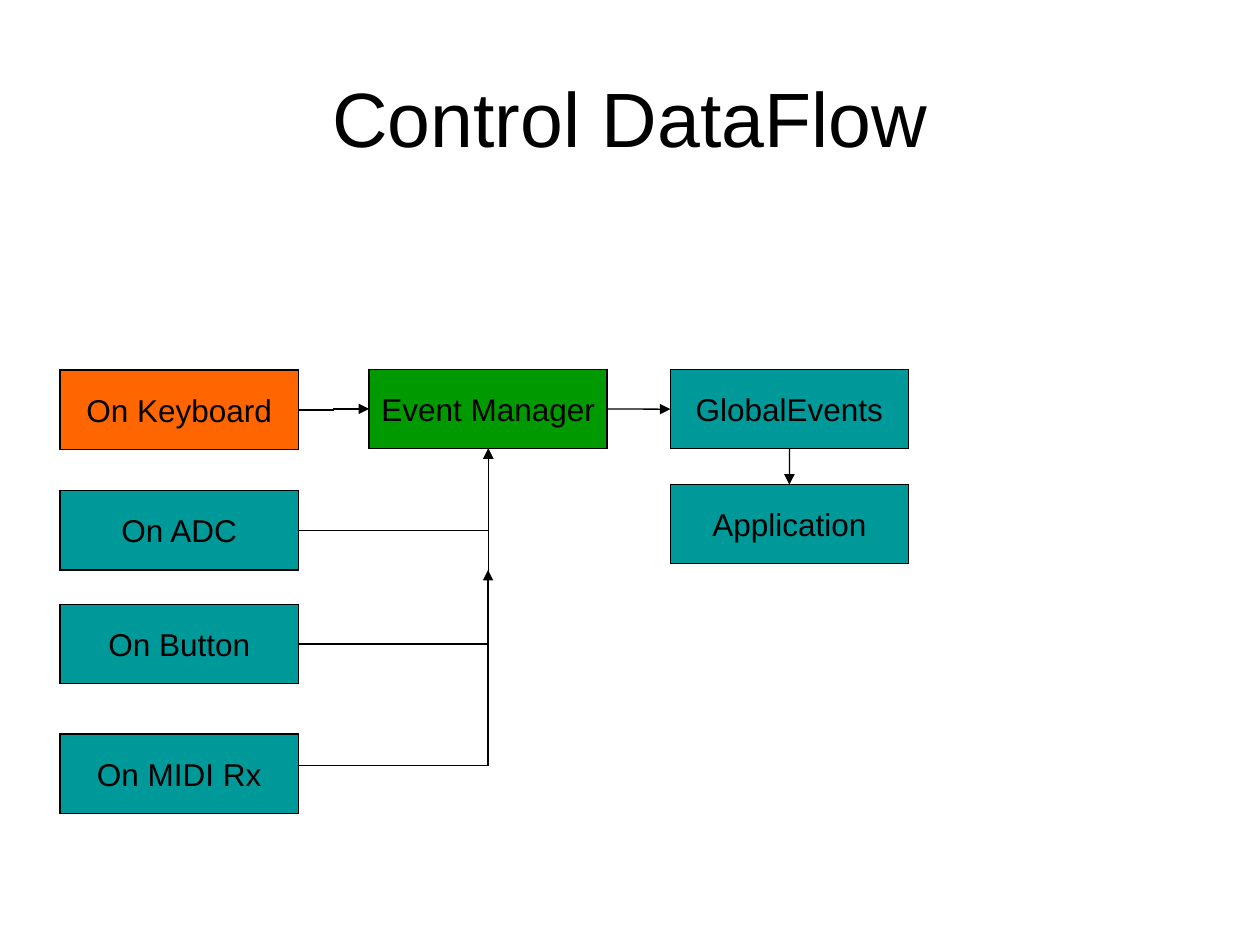
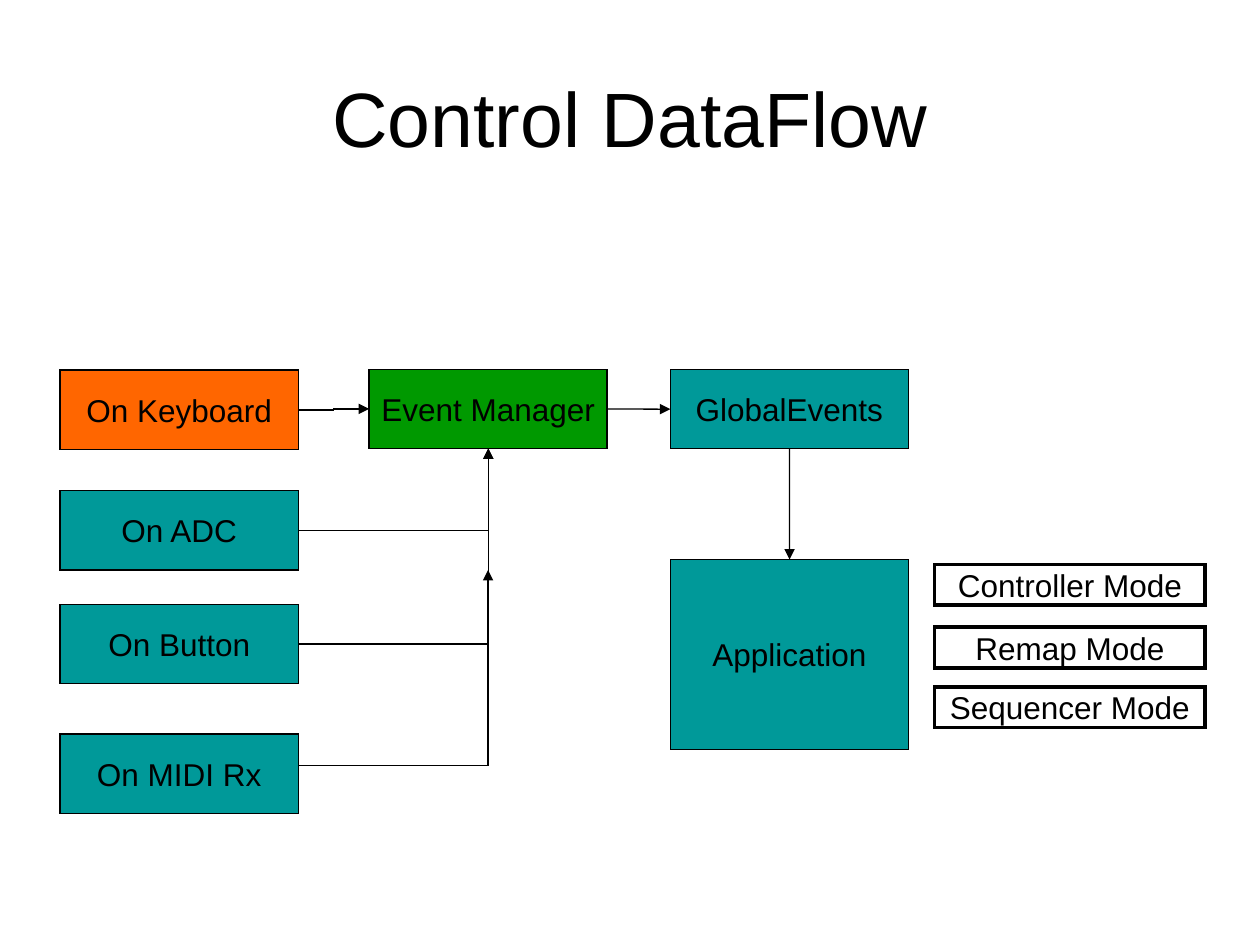
Before and after one commit to AdrianGin/NovationLaunchkey, a slide deck: slide 6 of res/TechDiagram.ppt. Drawn at 1260x945 pixels with LibreOffice and Linux fonts; fonts in the diff are those of the drawing. Boxes give left, top, right and bottom in pixels: in the first picture for what was removed or moved away, otherwise in the second. Text is boxed around its words. In the diff, an @@ line names an element or a change of style, - is before the commit and + after.

Commit message:
Added Controller, Remap and Sequencer Modes

```diff
--- a/res/TechDiagram.ppt
+++ b/res/TechDiagram.ppt
@@ arrow moved from (790, 449) - (789, 485) to (790, 449) - (790, 559) @@
@@ rectangle "Application": place and size @@
-rectangle "Application" at [670,485,908,564]
+rectangle "Application" at [670,559,908,750]
@@ rectangle added at [935,564,1206,605], fill #FFFFFF, outline #000000 2.01 pt, 18 pt, text #000000 @@
+Controller Mode
@@ rectangle added at [935,627,1206,668], fill #FFFFFF, outline #000000 2.01 pt, 18 pt, text #000000 @@
+Remap Mode
@@ rectangle added at [935,687,1206,727], fill #FFFFFF, outline #000000 2.01 pt, 18 pt, text #000000 @@
+Sequencer Mode
```
Also in this commit, not shown: 1 other slide changed, 7 other files.
